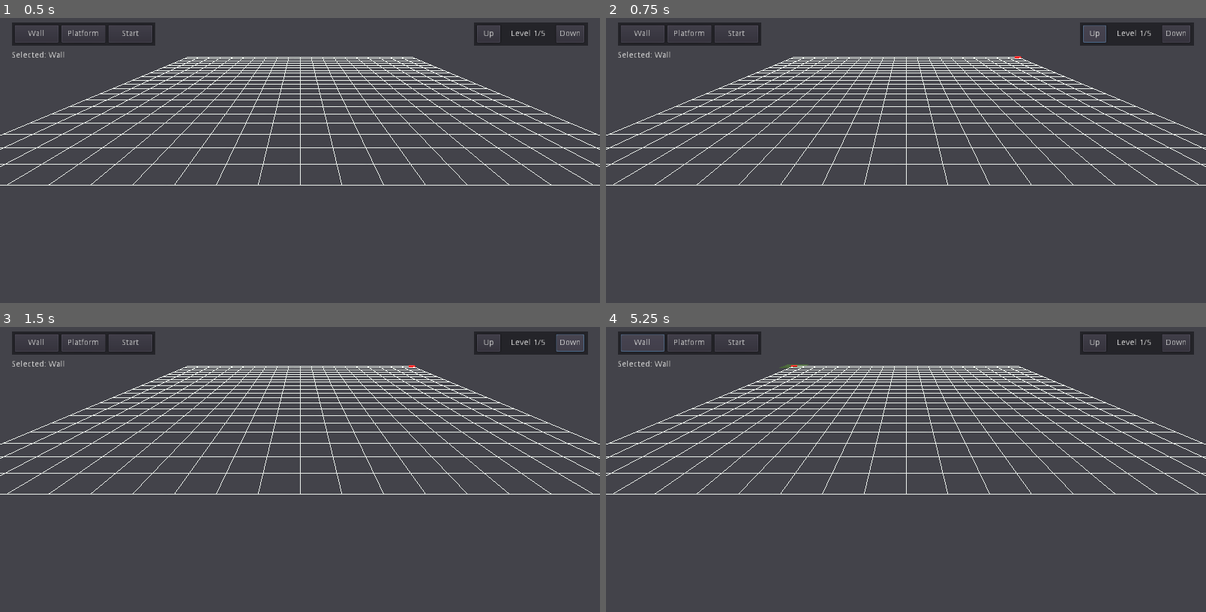
Above: before the commit, frames 1-4 (two rows, left to right).
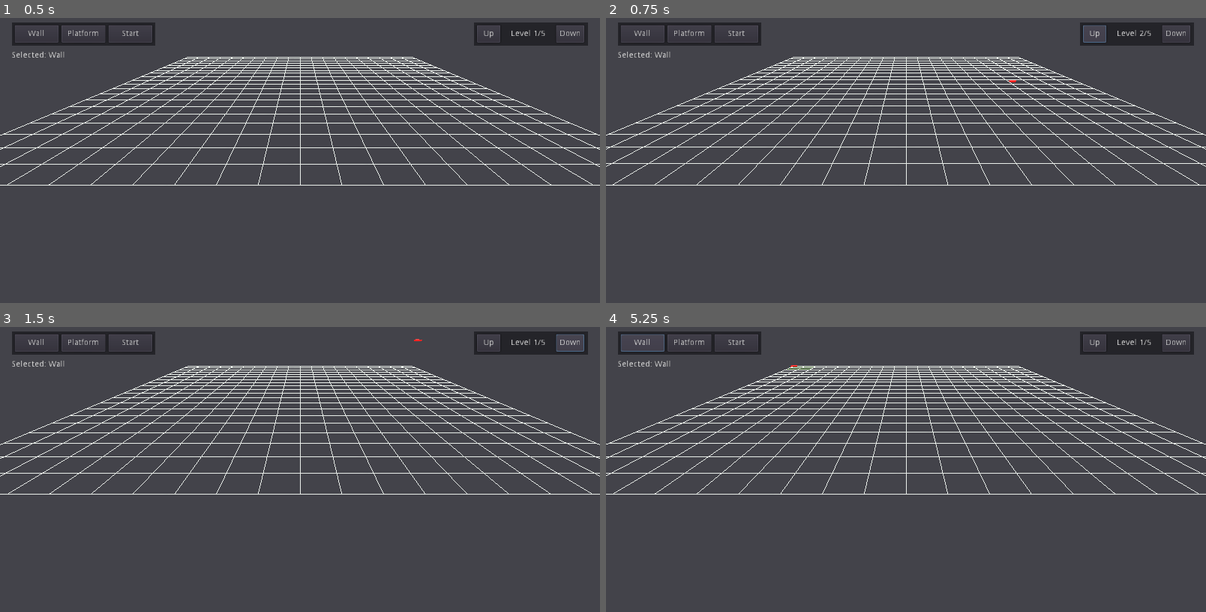
Above: after the commit, the same moments.

Repository: Ruixel/YACY
Game: Godot game, scene res://Scenes/Editor.tscn
The game is run twice, just before and just after one commit, with the same random seed, the same clock (stepped at 60 frames per second) and the same inputs.
Inputs:
- Up to frame 1 (0.5 s): no input
- Up to frame 2 (0.75 s): click "Up" at 0.5 s
- Up to frame 3 (1.5 s): click "Down" at 1.25 s
- Up to frame 4 (5.25 s): click "Start" at 2 s; click "Start" at 2.75 s; click "Wall" at 3.5 s; click "Platform" at 4.25 s; click "Wall" at 5 s

Frame 1 is identical in both runs. In frame 2, 3.0% of the frame differs, in the area x 0-100%, y 4-59%; in frame 3, 1.4%; in frame 4, less than 0.1%.

Commit message:
Change levels

Diff:
--- a/Entities/Editor/Camera/Camera.gd
+++ b/Entities/Editor/Camera/Camera.gd
@@ -8,11 +8,20 @@
 
 const CAM_DRAG_SPEED = 0.5
 
+onready var EditorGUI = get_node("../GUI")
+
 var camPosition = Vector2(0, 10)
 var camAngle = 35.0
 var camZoom = 6
+var camHeight = 0
 
 var mouse_motion = Vector2()
+
+func _ready() -> void:
+	EditorGUI.get_node("MapLevel").connect("s_changeLevel", self, "on_level_change")
+
+func on_level_change(level):
+	camHeight = WorldConstants.LEVEL_HEIGHT * (level - 1)
 
 func _process(delta: float) -> void:
 	if Input.is_action_pressed("editor_camera_pan"):
@@ -43,7 +52,7 @@
 	$Camera.rotation.x         = -deg2rad(camAngle)
 
 	# Lerp camera to match grid position
-	var finalPos = Vector3(camPosition.x, 0, camPosition.y)
+	var finalPos = Vector3(camPosition.x, camHeight, camPosition.y)
 	self.global_transform.origin = lerp(self.global_transform.origin, finalPos, 0.4)
 
 	# Reset mouse movement
--- a/Entities/Editor/EditorGUI.tscn
+++ b/Entities/Editor/EditorGUI.tscn
@@ -1,6 +1,7 @@
-[gd_scene load_steps=2 format=2]
+[gd_scene load_steps=3 format=2]
 
 [ext_resource path="res://scripts/gui/ToolButton.gd" type="Script" id=1]
+[ext_resource path="res://scripts/gui/MapLevel.gd" type="Script" id=2]
 
 [node name="GUI" type="Control"]
 anchor_right = 1.0
@@ -49,6 +50,7 @@
 margin_right = 964.0
 margin_bottom = 60.0
 grow_horizontal = 0
+script = ExtResource( 2 )
 
 [node name="Up" type="Button" parent="MapLevel"]
 margin_left = 5.0
@@ -64,7 +66,7 @@
 margin_bottom = 35.0
 text = "Down"
 
-[node name="Label" type="Label" parent="MapLevel"]
+[node name="LevelSelected" type="Label" parent="MapLevel"]
 margin_left = 50.0
 margin_right = 135.0
 margin_bottom = 40.0
@@ -74,3 +76,5 @@
 [connection signal="pressed" from="ObjectList/Wall" to="ObjectList" method="_on_Wall_pressed"]
 [connection signal="pressed" from="ObjectList/Platform" to="ObjectList" method="_on_Platform_pressed"]
 [connection signal="pressed" from="ObjectList/Start" to="ObjectList" method="_on_Start_pressed"]
+[connection signal="pressed" from="MapLevel/Up" to="MapLevel" method="_on_Up_pressed"]
+[connection signal="pressed" from="MapLevel/Down" to="MapLevel" method="_on_Down_pressed"]
--- a/scripts/3DCursor.gd
+++ b/scripts/3DCursor.gd
@@ -12,12 +12,14 @@
 
 # For detecting mouse movement
 var mouse_motion = Vector2()
+var motion_detected = false
 
 # Grid information for placing geometry / objects
 var grid_plane = Plane(Vector3(0,-1,0), 0.0)
 var grid_spacing = 1
 var grid_num = 20
 var grid_pos = Vector2()
+var grid_height = 0
 
 # Wall creation info
 var placement_start = Vector2()
@@ -27,12 +29,16 @@
 # This shows a preview of what will be placed and where
 var prototype = null
 var prototype_size = Vector2()
+var prototype_placements = PoolVector2Array()
 
 # Connect signals
 func _ready():
 	EditorGUI.get_node("ObjectList").connect("s_changeTool", self, "on_tool_change")
+	EditorGUI.get_node("MapLevel").connect("s_changeLevel", self, "on_level_change")
 
 func _process(delta: float) -> void:
+	motion_detected = false
+
 	if mouse_motion != Vector2():
 		# Cast ray directly from camera
 		var ray_origin = camera.get_camera_transform().origin
@@ -45,7 +51,9 @@
 			grid_pos.x = clamp(round(grid_intersection.x / grid_spacing), 0, grid_num)
 			grid_pos.y = clamp(round(grid_intersection.z / grid_spacing), 0, grid_num)
 
-			self.transform.origin = Vector3(grid_pos.x * grid_spacing, 0, grid_pos.y * grid_spacing)
+			self.transform.origin = Vector3(grid_pos.x * grid_spacing, grid_height, grid_pos.y * grid_spacing)
+
+		motion_detected = true
 
 	match (state):
 		CursorStates.WALL:
@@ -72,7 +80,9 @@
 
 func _plat_process():
 	if prototype == null:
-		prototype = WorldAPI.get_prototype(WorldConstants.Tools.PLATFORM)
+		var prototype_info = WorldAPI.get_prototype(WorldConstants.Tools.PLATFORM)
+		prototype          = prototype_info[0]
+		prototype_size     = prototype_info[1]
 		self.visible = false
 
 	if Input.is_action_just_pressed("editor_place"):
@@ -82,6 +92,8 @@
 		WorldAPI.selection_buildPlat(grid_pos)
 	else:
 		# Show prototype
+		grid_pos.x = clamp(grid_pos.x, floor(prototype_size.x / 2), grid_num - floor(prototype_size.x / 2))
+		grid_pos.y = clamp(grid_pos.y, floor(prototype_size.y / 2), grid_num - floor(prototype_size.y / 2))
 		prototype.transform.origin = Vector3(grid_pos.x, 0, grid_pos.y)
 
 	if Input.is_action_just_released("editor_place"):
@@ -103,3 +115,9 @@
 			self.visible = true
 		WorldConstants.Tools.PLATFORM:
 			state = CursorStates.PLATFORM
+
+func on_level_change(level):
+	grid_height = (level - 1) * WorldConstants.LEVEL_HEIGHT
+	grid_plane = Plane(Vector3(0,1,0), grid_height)
+
+	prototype = null # Recreate prototype with correct height
--- a/scripts/GameWorld/PlatformGen.gd
+++ b/scripts/GameWorld/PlatformGen.gd
@@ -39,11 +39,11 @@
 	for idx in quad_indices:
 		surface_tool.add_index(sIndex + idx)
 
-func buildPlatform(pos : Vector2, meshRef : MeshInstance, is_prototype : bool) -> void:
+func buildPlatform(pos : Vector2, level : int, meshRef : MeshInstance, is_prototype : bool) -> void:
 	var surface_tool = SurfaceTool.new()
 	surface_tool.begin(Mesh.PRIMITIVE_TRIANGLES)
 
-	var height = 0
+	var height = (level - 1) * WorldConstants.LEVEL_HEIGHT
 	var start = Vector2(pos.x - 1, pos.y - 1)
 	var end   = Vector2(pos.x + 1, pos.y + 1)
 
--- a/scripts/GameWorld/WallGen.gd
+++ b/scripts/GameWorld/WallGen.gd
@@ -37,12 +37,12 @@
 	for idx in quad_indices:
 		surface_tool.add_index(sIndex + idx)
 
-func buildWall(start : Vector2, end : Vector2, meshRef : MeshInstance) -> void:
+func buildWall(start : Vector2, end : Vector2, level : int, meshRef : MeshInstance) -> void:
 	var surface_tool = SurfaceTool.new()
 	surface_tool.begin(Mesh.PRIMITIVE_TRIANGLES)
 
-	var minHeight = 0
-	var maxHeight = WorldConstants.LEVEL_HEIGHT
+	var minHeight = (level - 1) * WorldConstants.LEVEL_HEIGHT
+	var maxHeight = level * WorldConstants.LEVEL_HEIGHT
 
 	# Calculate wall vertices
 	var wall_vertices = []
--- a/scripts/GameWorld/WorldInterfaceMock.gd
+++ b/scripts/GameWorld/WorldInterfaceMock.gd
@@ -1,4 +1,5 @@
 extends Spatial
+onready var EditorGUI = get_node("../GUI")
 
 onready var wallGenerator = get_node("ObjGenFunc/Wall")
 onready var platGenerator = get_node("ObjGenFunc/Platform")
@@ -10,8 +11,13 @@
 # This will be ported to C++ as the need for an optimised world mesh generation becomes important
 
 # Code Sections:
+# Variables
 # Selection - Preview while building (mouse down)
 # Prototype - Preview before building (mouse hover), is transparent
+# Signals
+
+# Vars
+var level : int = 1
 
 # Selection functions
 func selection_create():
@@ -24,13 +30,15 @@
 	selection = null
 
 func selection_buildWall(start : Vector2, end : Vector2):
-	wallGenerator.buildWall(start, end, selection)
+	wallGenerator.buildWall(start, end, level, selection)
 
 func selection_buildPlat(pos : Vector2):
-	platGenerator.buildPlatform(pos, selection, false)
+	platGenerator.buildPlatform(pos, level, selection, false)
 
 # Prototype functions
-func get_prototype(type) -> MeshInstance:
+func get_prototype(type) -> Array:
+	var prototype_size = Vector2()
+
 	# Create instance
 	var prototype = MeshInstance.new()
 	prototype.set_name("Prot")
@@ -39,11 +47,19 @@
 
 	match type:
 		WorldConstants.Tools.PLATFORM:
-			platGenerator.buildPlatform(Vector2(0,0), prototype, true)
+			platGenerator.buildPlatform(Vector2(0,0), level, prototype, true)
+			prototype_size = Vector2(2, 2)
 
 		# If it doesn't match anything then free and return nothing
 		_:
 			prototype.queue_free()
 			prototype = null
 
-	return prototype
+	return [prototype, prototype_size]
+
+# Signals
+func _ready(): # Connect signals
+	EditorGUI.get_node("MapLevel").connect("s_changeLevel", self, "on_level_change")
+
+func on_level_change(new_level):
+	level = new_level
--- a/scripts/Grid.gd
+++ b/scripts/Grid.gd
@@ -1,9 +1,16 @@
 extends MeshInstance
 
+onready var EditorGUI = get_node("../GUI")
+
 func _ready():
-	mesh = generate_grid_mesh(20, 20, 1, 1).commit()
+	mesh = generate_grid_mesh(20, 20, 1, 1, 0).commit()
+	EditorGUI.get_node("MapLevel").connect("s_changeLevel", self, "on_level_change")
 
-func generate_grid_mesh(num_x: int, num_y: int, space_x: float, space_y: float) -> SurfaceTool:
+func on_level_change(level):
+	var height = WorldConstants.LEVEL_HEIGHT * (level - 1)
+	mesh = generate_grid_mesh(20, 20, 1, 1, height).commit()
+
+func generate_grid_mesh(num_x: int, num_y: int, space_x: float, space_y: float, height: float) -> SurfaceTool:
 	var surface_tool = SurfaceTool.new()
 
 	surface_tool.begin(Mesh.PRIMITIVE_LINES)
@@ -11,10 +18,10 @@
 	var index = 0
 	for x in range(0, num_x +1):
 		surface_tool.add_color(Color(1, 0, 0, 1))
-		surface_tool.add_vertex(Vector3(num_x * space_x, 0, x * space_x))
+		surface_tool.add_vertex(Vector3(num_x * space_x, height, x * space_x))
 
 		surface_tool.add_color(Color(1, 0, 0, 1));
-		surface_tool.add_vertex(Vector3(0, 0, x * space_x))
+		surface_tool.add_vertex(Vector3(0, height, x * space_x))
 
 		surface_tool.add_index(index);
 		surface_tool.add_index(index+1);
@@ -23,10 +30,10 @@
 
 	for y in range(0, num_y + 1):
 		surface_tool.add_color(Color(1, 0, 0, 1))
-		surface_tool.add_vertex(Vector3(y * space_x, 0, num_y * space_y))
+		surface_tool.add_vertex(Vector3(y * space_x, height, num_y * space_y))
 
 		surface_tool.add_color(Color(1, 0, 0, 1));
-		surface_tool.add_vertex(Vector3(y * space_y, 0, 0))
+		surface_tool.add_vertex(Vector3(y * space_y, height, 0))
 
 		surface_tool.add_index(index);
 		surface_tool.add_index(index+1);
--- /dev/null
+++ b/scripts/gui/MapLevel.gd
@@ -0,0 +1,18 @@
+extends Panel
+
+var level = 1
+var level_max = 5
+
+signal s_changeLevel
+
+func _on_Up_pressed():
+	level = clamp(level + 1, 0, level_max)
+	emit_signal("s_changeLevel", level)
+
+	$LevelSelected.set_text("Level " + str(level) + "/" + str(level_max))
+
+func _on_Down_pressed():
+	level = clamp(level - 1, 0, level_max)
+	emit_signal("s_changeLevel", level)
+
+	$LevelSelected.set_text("Level " + str(level) + "/" + str(level_max))
Not shown, removed: Scenes/Editor.gdns
